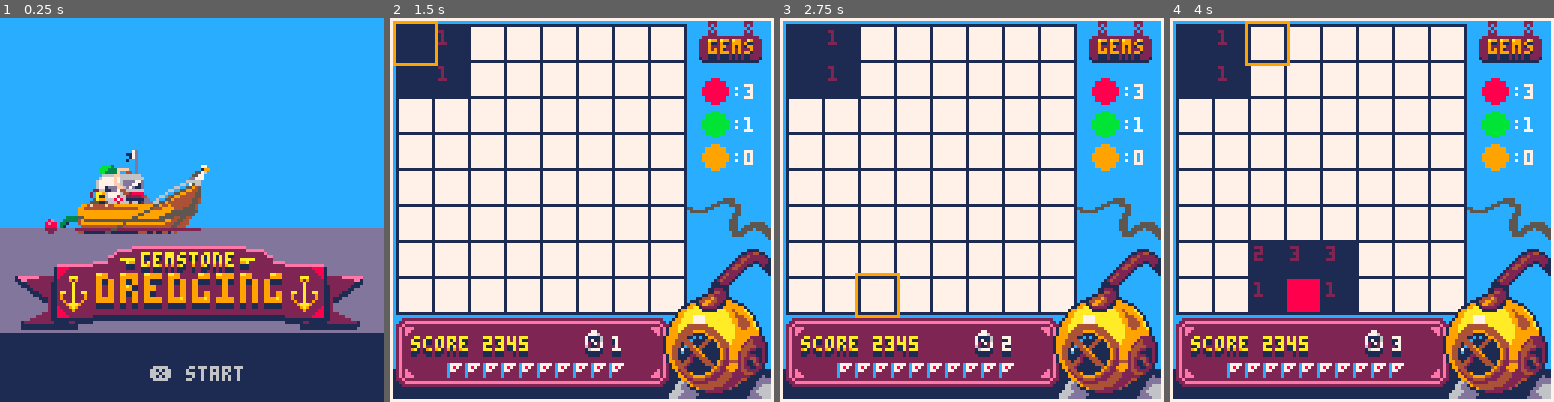
Above: before the commit, frames 1-4 (left to right).
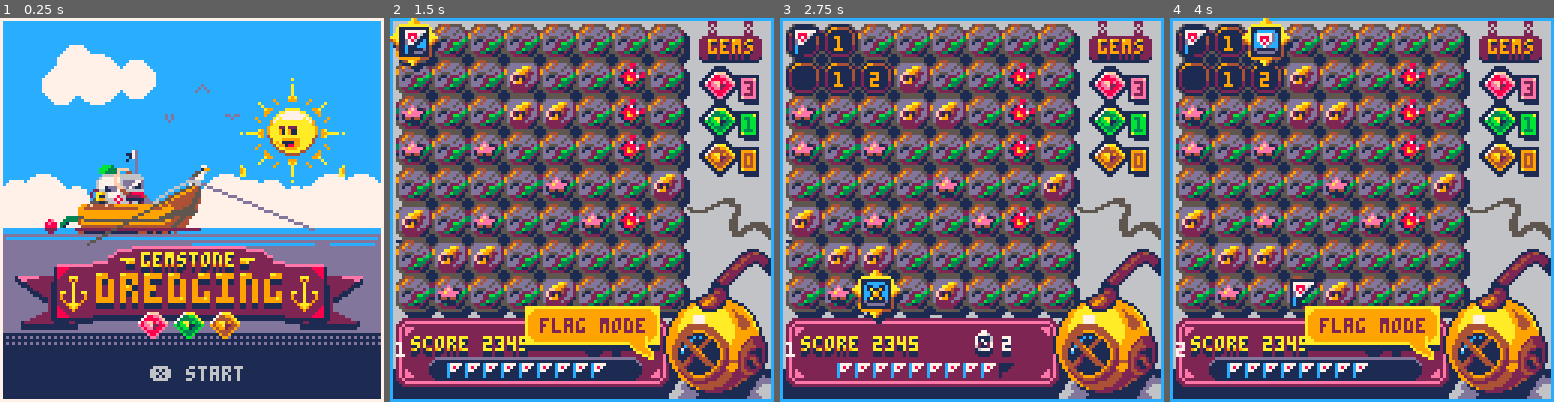
Above: after the commit, the same moments.

Repository: TheSailor1/PICO-8
Game: PICO-8 cartridge gem/gem.p8
The game is run twice, just before and just after one commit, with the same random seed, the same clock (stepped at 60 frames per second) and the same inputs.
Inputs:
- Up to frame 1 (0.25 s): no input
- Up to frame 2 (1.5 s): tap X (X key) at 0.33, 1.07 s; tap O (Z key) at 0.7 s
- Up to frame 3 (2.75 s): hold Right 1.6-2.1 s; tap O (Z key) at 1.7, 2.1, 2.5 s; tap X (X key) at 1.85 s; hold Up 2.15-2.42 s; hold Right from 2.47 s (still down)
- Up to frame 4 (4 s): tap O (Z key) at 2.9, 3.3, 3.7 s; tap X (X key) at 2.97 s; release Right at 3.03 s; hold Left 3.08-3.58 s; hold Down 3.63-3.97 s

The runs differ from the first frame. In frame 1, 21% of the frame differs, in the area x 0-100%, y 0-100%; in frame 2, 77%; in frame 3, 71%; in frame 4, 76%.

Commit message:
Flags work

Diff:
--- a/gem/gem.p8
+++ b/gem/gem.p8
@@ -38,20 +38,64 @@
 
 function drw_menu()
 	cls(12)
+
+	--clouds
+	circfill(20,22,6,7)
+	circfill(25,15,6,7)
+	circfill(32,20,8,7)
+	circfill(45,20,6,7)
+
+
+	circfill(5,60,6,7)
+	circfill(14,60,8,7)
+	circfill(25,60,4,7)
+	circfill(65,60,4,7)
+	circfill(75,60,8,7)
+	circfill(83,60,6,7)
+	circfill(90,60,6,7)
+	circfill(98,60,4,7)
+	circfill(102,60,4,7)
+	circfill(110,60,8,7)
+	circfill(120,60,8,7)
+
+	rectfill(0,62,127,70,7)
 	rectfill(0,70,127,127,13)
 	rectfill(0,105,127,127,1)
 
-	fillp(▒)
-	rectfill(0,105,127,109,1)
+	line(0,70,127,70,12)
+	line(0,71,127,71,12)
+	line(2,73,125,73,12)
+	line(64,75,104,75,12)
+	line(110,75,124,75,12)
+
+	fillp(0x5f5f)
+	rectfill(0,105,127,109,29)
 	fillp()
+
+	--birds
+	sspr(49,31,3,3,55,32)
+	sspr(52,31,5,3,65,22)
+	sspr(57,31,5,3,75,32)
+
+	--sun
+	sspr(77,14,19,35,80,20)
+	sspr(77,14,19,35,96,20,19,35,true,false)
+	sspr(41,31,8,8,92,36)
 
 	--boat
 	sspr(36,49,55,30,15,44)
+	line(67,55,104,70,13)
+	line(64,55,29,75,5)
 
 	--logo
 	sspr(0,81,116,28,5,76)
 
-
+	--gems
+	sspr(41,39,10,9,46,98)
+	sspr(51,39,10,9,58,98)
+	sspr(61,39,10,9,70,98)
+
+	rect(0,0,127,127,7)
 
 	local t="❎ start"
 	print(t,64-(#t*2),116,6)
@@ -73,14 +117,15 @@
 end
 
 function drw_game()
-	cls(12)
+	cls(6)
 	drw_bkg()
 	drw_board()
-	drw_cursor()
 	drw_gemboard()
 	drw_scoreboard()
 	drw_diver()
-	rect(0,0,127,127,7)
+	rect(0,0,127,127,12)
+	drw_cursor()
+	drw_flags()
 end
 -->8
 -- game play
@@ -92,6 +137,9 @@
 	timer=0
 
 	tiles={}
+	flags={}
+
+
 	cols=8
 	rows=8
 	size=12
@@ -99,6 +147,7 @@
 	--cursor
 	curx=0
 	cury=0
+	curt="dig"
 
 	local i,j
 	for i=0,cols-1 do
@@ -108,7 +157,10 @@
 				id_y=j*size,
 				revealed=false,
 				hasmine=false,
-				warn=0
+				warn=0,
+				flag=false,
+				spx=rnd({0,0,0,0,0,0,0,0,12,24,36}),
+				spy=0
 			}
 			add(tiles,c)
 		end--for j
@@ -116,6 +168,8 @@
 
 	--adding mines
 	allmines=10
+	allflags=10
+	plrflags=allflags
 
 	while allmines>0 do
 		local rtile=flr(1+rnd(#tiles-1))
@@ -132,60 +186,97 @@
 end
 
 function drw_board()
-	local t,c
+	local t
 	for t in all(tiles) do
-		if not t.revealed then
-			c=7
-		end
 		if t.revealed and t.hasmine then
-			c=8
+			t.spx=11
+			t.spy=109
 		elseif t.revealed then
-			c=1
-		end
-
-		rectfill(
-			2+t.id_x,
-			2+t.id_y,
-			t.id_x+size+2,
-			t.id_y+size+2,
-			c)
-
-
-		rect(
-			2+t.id_x,
-			2+t.id_y,
-			t.id_x+size+2,
-			t.id_y+size+2,
-			1)
-
-			if t.revealed and
-			not t.hasmine and
+			t.spx=48
+		end
+
+		rectfill(4+t.id_x,4+t.id_y,96,96,1)
+
+		local i
+		for i=0,15 do
+			pal(i,1)
+		end
+		sspr(t.spx,t.spy,12,13,4+t.id_x,4+t.id_y)
+		pal()
+
+
+		sspr(t.spx,t.spy,12,13,2+t.id_x,2+t.id_y)
+
+		if t.revealed and
+		not t.hasmine and
 			t.warn>0 then
-				print(t.warn,4+t.id_x,4+t.id_y,2)
-			end
+				print(t.warn,6+t.id_x,6+t.id_y,9)
+		end
 
 	end--for
 end--drw_board()
 
 function drw_cursor()
-	rect(
-		1+curx*size,
-		1+cury*size,
-		(curx*size)+size+3,
-		(cury*size)+size+3,
-		9)
+	local c,t
+	for c=0,15 do
+		pal(c,1)
+	end
+	sspr(23,109,16,16,1+curx*size,2+cury*size)
+	pal()
+
+	for t in all(tiles) do
+		if curx*size==t.id_x and
+		cury*size==t.id_y then
+			if t.revealed then
+				if t.flag then
+					pal(9,13)
+					pal(10,12)
+					pal(4,7)
+					sspr(23,109,16,16,curx*size,cury*size)
+					pal()
+				else
+					sspr(23,109,16,16,curx*size,cury*size)
+				end
+			else
+				if curt=="dig" then
+					sspr(61,14,16,16,curx*size,cury*size)
+				elseif curt=="flag" then
+					sspr(45,14,16,16,curx*size,cury*size)
+				end
+			end
+		end
+	end
+
 end--drw_cursor()
 
 function drw_gemboard()
 	sspr(66,0,21,14,103,1)
 
-	circfill(108,24,4,8)
-	circfill(108,35,4,11)
-	circfill(108,46,4,9)
-
-	print(":3",114,22,7)
-	print(":1",114,33,7)
-	print(":0",114,44,7)
+	sspr(87,0,13,12,103,16)
+	sspr(100,0,13,12,103,28)
+	sspr(113,0,13,13,103,40)
+
+	rectfill(116,19,122,27,1)
+	rectfill(117,20,121,26,14)
+	pset(121,20,15)
+	pset(117,26,15)
+	line(118,28,122,28,1)
+	print("3",118,21,2)
+
+	rectfill(116,31,122,39,1)
+	rectfill(117,32,121,38,11)
+	pset(121,32,10)
+	pset(117,38,10)
+	line(118,40,122,40,1)
+	print("1",118,33,3)
+
+
+	rectfill(116,43,122,51,1)
+	rectfill(117,44,121,50,9)
+	pset(121,44,10)
+	pset(117,50,10)
+	line(118,52,122,52,1)
+	print("0",118,45,4)
 end
 
 function drw_scoreboard()
@@ -240,8 +331,26 @@
 	print(timer,74,106,7)
 
 	--flags
+	if curt=="flag" then
+		circfill(16,116,3,13)
+		circfill(16,117,3,1)
+
+		circfill(80,116,3,13)
+		circfill(80,117,3,1)
+
+		rectfill(16,113,80,120,13)
+		rectfill(16,114,80,120,1)
+
+		orrect(48,98,38,8,10,9)
+		sspr(71,39,8,8,80,106)
+		print("flag mode",50,100,2)
+	end
+
 	local f
-	for f=1,10 do
+	for f=1,allflags do
+		sspr(5,109,5,5,13+(f*6),115,5,5)
+	end
+	for f=1,plrflags do
 		sspr(0,109,5,5,13+(f*6),115,5,5)
 	end
 end
@@ -254,23 +363,75 @@
 
 function upd_cursor()
 	movecursor()
-	opentile()
+
+	if btnp(🅾️) then
+		if curt=="dig" then
+			curt="flag"
+		else
+			curt="dig"
+		end
+	end
+
+	if btnp(❎) then
+		if curt=="dig" then
+			opentile()
+		elseif curt=="flag" then
+			flagtile()
+		end
+	end
 end--upd_cursor()
 
 function opentile()
 	local t
 	for t=1,#tiles do
-		if (btnp(❎)) then
 			if (curx*size==tiles[t].id_x
 			and cury*size==tiles[t].id_y
 			and not tiles[t].revealed) then
 				tiles[t].revealed=true
 				checkaround(t)
 			end
-
-		end--if
 	end
 end--opentile
+
+function flagtile()
+	local t
+	for t=1,#tiles do
+			if (curx*size==tiles[t].id_x
+			and cury*size==tiles[t].id_y) then
+				if tiles[t].revealed and
+				tiles[t].flag then
+					tiles[t].flag=false
+					plrflags+=1
+					local f
+					for f in all(flags) do
+						if tiles[t].id_x==f.x and
+						tiles[t].id_y==f.y then
+							del(flags,f)
+						end
+					end
+				end
+
+				if not tiles[t].revealed
+				and not tiles[t].flag and
+				plrflags>0 then
+					add(flags,{
+						x=curx*size,
+						y=cury*size
+						})
+					tiles[t].flag=true
+					plrflags-=1
+				end
+			end
+	end
+end--flagtile
+
+function drw_flags()
+	local f
+	for f=1,#flags do
+		sspr(36,12,9,10,flags[f].x+4,flags[f].y+3)
+	end--for
+	debug[1]=#flags
+end--drw_flags()
 
 function checkaround(_t)
 	local u,d,l,r,tl,tr,bl,br
@@ -522,117 +683,141 @@
 	rectfill(_x-2,_y+1,_x+_w+2,_y+_h-1,_c)
 end
 
-…(114 lines of a section not shown)…
+function orrect(_x,_y,_w,_h,_c1,_c2)
+	rectfill(_x-2,_y-1,_x+_w+2,_y+_h+1,_c1)
+	rectfill(_x-3,_y-1,_x+_w+3,_y+_h+1,_c1)
+	rectfill(_x-3,_y-2,_x+_w+3,_y+_h+2,_c1)
+
+	rectfill(_x-1,_y,_x+_w+1,_y+_h,_c2)
+	rectfill(_x,_y-1,_x+_w,_y+_h+1,_c2)
+	rectfill(_x-2,_y+1,_x+_w+2,_y+_h-1,_c2)
+
+	line(_x-3,_y+_h+3,_x+_w+3,_y+_h+3,1)
+	line(_x-3,_y+_h+4,_x+_w+3,_y+_h+4,1)
+end
+…(126 lines of a section not shown)…
Not shown, changed: 25 lines of the sprite sheet (__gfx__) section of gem/gem.p8
